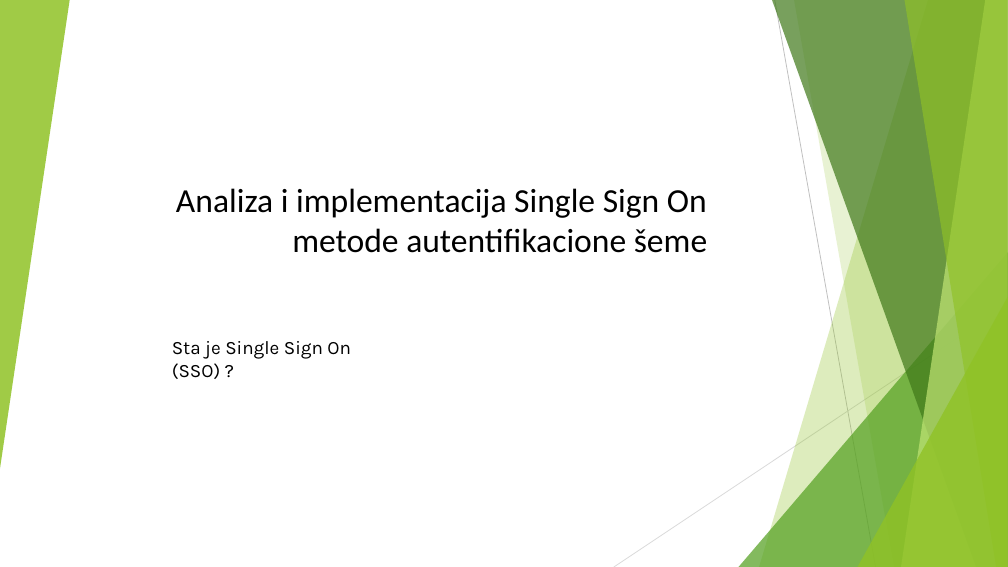
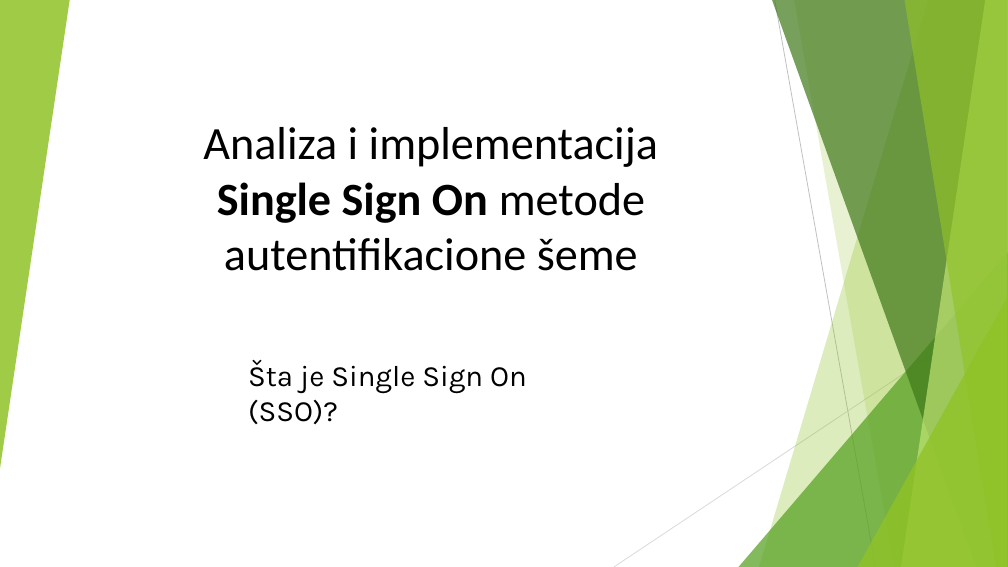
Before and after one commit to enimenss/IdentityServer4AndOAuth2, a slide deck: slide 1 of SSOPresentation.pptx. Drawn at 1008x567 pixels with LibreOffice and Linux fonts; fonts in the diff are those of the drawing. Boxes give left, top, right and bottom in pixels: in the first picture for what was removed or moved away, otherwise in the second. Text is boxed around its words. In the diff, an @@ line names an element or a change of style, - is before the commit and + after.

```diff
--- a/SSOPresentation.pptx
+++ b/SSOPresentation.pptx
@@ title "Analiza i implementacija Single Sign ...": place and size @@
-title "Analiza i implementacija Single Sign ..." at box(176, 188, 707, 253)
+title "Analiza i implementacija Single Sign ..." at box(203, 127, 658, 271)
@@ title "Analiza i implementacija Single Sign ..." at box(203, 127, 658, 271): size 32 to 44 pt; bold on in "Single Sign On"; alignment right to centre @@
@@ text at box(248, 360, 527, 424): text changed; size 18 to 28 pt @@
-Sta je Single Sign On (SSO) ?
+Šta je Single Sign On (SSO)?
```
Also in this commit, not shown: 20 other slides changed, 1 slide removed, 1 other file.
